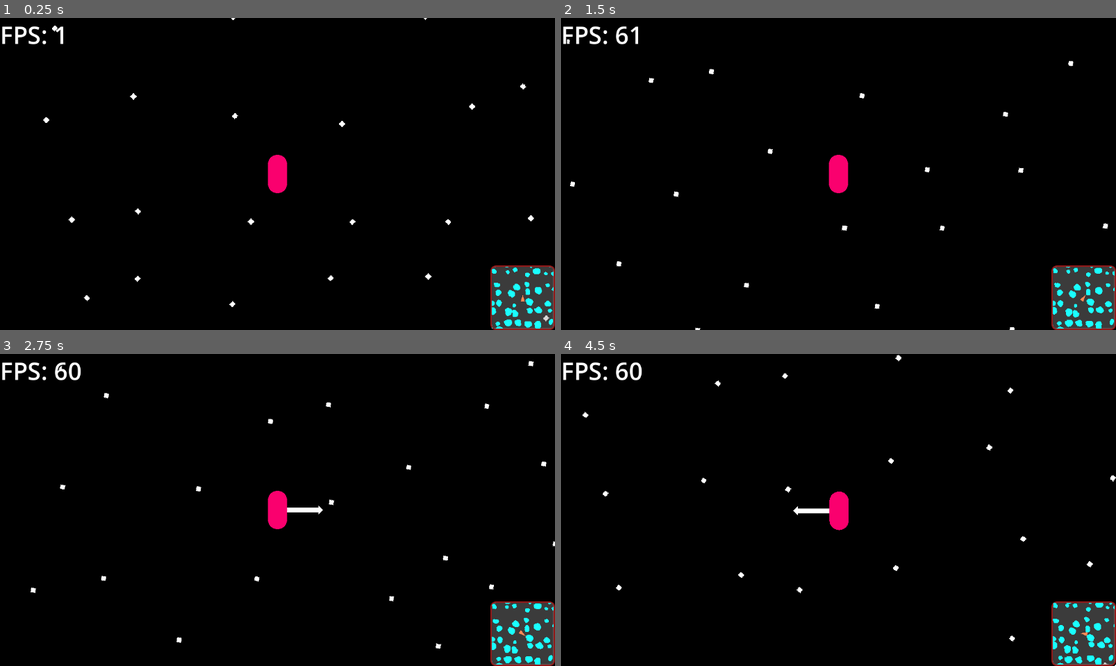
Above: before the commit, frames 1-4 (two rows, left to right).
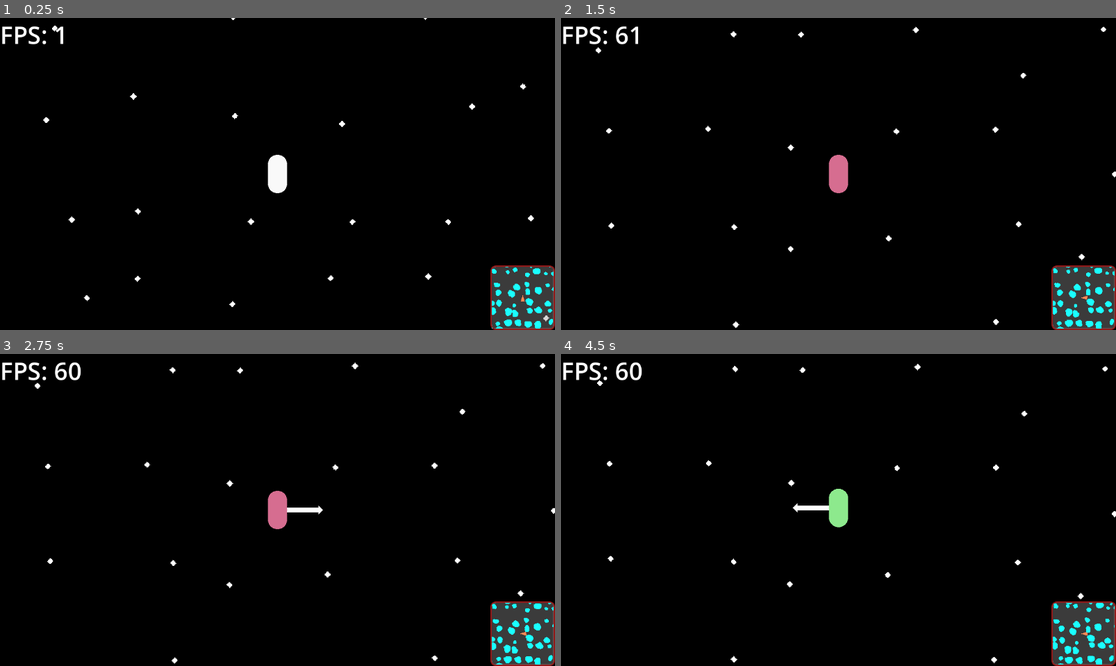
Above: after the commit, the same moments.

Repository: coolspacegame/game
Game: Godot game, scene res://node_2d.tscn
The game is run twice, just before and just after one commit, with the same random seed, the same clock (stepped at 60 frames per second) and the same inputs.
Inputs (mouse positions are in pixels of both pictures, inside the frame that each line leads up to):
- Up to frame 1 (0.25 s): no input
- Up to frame 2 (1.5 s): tap Enter at 0.5 s; move the mouse to (960, 158) at 0.52 s; hold D (skelly_input_action_right) 0.53-1.28 s; hold C 0.53-1.28 s; tap Space (skelly_input_action_jump) at 0.77 s; move the mouse to (727, 189) at 1.27 s; hold S (skelly_input_action_backward) from 1.28 s (still down); click (727, 189) at 1.35 s
- Up to frame 3 (2.75 s): tap Space (skelly_input_action_jump) at 1.52 s; tap C at 1.55 s; move the mouse to (333, 441) at 2.02 s; release S (skelly_input_action_backward) at 2.03 s; hold D (skelly_input_action_right) from 2.03 s (still down); hold C from 2.03 s (still down); right-click (333, 441) at 2.1 s
- Up to frame 4 (4.5 s): move the mouse to (810, 572) at 2.77 s; release D (skelly_input_action_right) at 2.78 s; release C at 2.78 s; hold W (skelly_input_action_forward) 2.78-3.53 s; tap E (skelly_input_action_2) at 2.85 s; tap Space (skelly_input_action_jump) at 3.02, 3.77 s; tap C at 3.05, 4.35 s; move the mouse to (1005, 556) at 3.52 s; hold C 3.53-4.28 s; hold A (skelly_input_action_left) from 3.53 s (still down); tap I (skelly_input_action_3) at 3.6 s; move the mouse to (672, 463) at 4.27 s

The runs differ from the first frame. In frame 1, 0.4% of the frame differs, in the area x 48-100%, y 43-80%; in frame 2, 1.0%; in frame 3, 1.0%; in frame 4, 1.4%, in the area x 3-100%, y 0-100%.

Commit message:
Booster toggle, into stefan branch (#17)
* renamed windows export

* update smooth iterations for collider

* added spring-like rotation updates to the camera, in addition to the position spring-arm

* created collision constant bitfield class, applied it to the asteroid generation

* Function to modulate the color of the player based on booster mode being
enabled

* Toggle between booster mode and surface-walking mode

* added comment

* make asteroid gravity be sourced from center of mass

* make it so automatic rotation only happens in non-booster mode

* removed spring rotation again for the camera

* tweaking linear camera spring arm

* fixing the mass/gravity calculation for asteroids

* Changes around movement: Significantly increased the automatic rotation torque, in order to overcome the gravity values. Added jumping while in walking mode on asteroid surface. Changed gravity from only happening while not receiving input, to always being present when near an asteroid.

Diff:
--- a/node_2d.tscn
+++ b/node_2d.tscn
@@ -49,6 +49,7 @@
 ignore_rotation = false
 
 [connection signal="request_character_movement" from="MinimalInputHandler" to="TheCharacter" method="_on_request_movement"]
+[connection signal="request_character_set_booster_mode" from="MinimalInputHandler" to="TheCharacter" method="_on_set_boosters_enabled"]
 [connection signal="body_transform_updated" from="TheCharacter" to="CanvasLayer/UI" method="_on_character_transform_updated"]
 [connection signal="body_transform_updated" from="TheCharacter" to="TheCamera" method="_on_character_transform_updated"]
 [connection signal="asteroid_mesh_created" from="TheEnvironment" to="CanvasLayer/UI" method="_on_asteroid_mesh_created"]
--- a/scenes/the_character.tscn
+++ b/scenes/the_character.tscn
@@ -8,7 +8,7 @@
 
 [sub_resource type="Gradient" id="Gradient_rj586"]
 offsets = PackedFloat32Array(1)
-colors = PackedColorArray(0.983939, 0, 0.431755, 1)
+colors = PackedColorArray(0.98, 0.98, 0.98, 1)
 
 [sub_resource type="GradientTexture1D" id="GradientTexture1D_4agl4"]
 gradient = SubResource("Gradient_rj586")
--- a/scripts/Asteroid.gd
+++ b/scripts/Asteroid.gd
@@ -45,7 +45,7 @@
 
 	mesh_node.mesh = st.commit()
 
-	var num_smooth_iterations = 2
+	var num_smooth_iterations = 3
 
 	for _i in range(num_smooth_iterations):
 		var new_poly = border_points.duplicate()
@@ -60,7 +60,4 @@
 			new_poly[(j + 1) % new_poly.size()] = new_p1
 
 		border_points = new_poly
-
-
-
 	collision_polygon = border_points
--- /dev/null
+++ b/scripts/CollisionConstants.gd
@@ -0,0 +1,6 @@
+extends Node
+
+const DEFAULT := 1
+const CHARACTER := 1 << 1
+const ASTEROID := 1 << 2
+const ALL := ~0
--- a/scripts/MinimalInputHandler.gd
+++ b/scripts/MinimalInputHandler.gd
@@ -1,13 +1,23 @@
 extends Node
 signal request_character_movement(direction: Vector2i)
+signal request_character_set_booster_mode(enabled: bool)
+
+var _last_booster_key_pressed_state = false
+var _last_booster_enabled_state = true
 
 func _physics_process(_delta: float) -> void:
-	var input_dir_state = Vector2i.ZERO
-	if Input.is_key_pressed(KEY_W):
-		input_dir_state += Vector2i.UP
-	if Input.is_key_pressed(KEY_A):
-		input_dir_state += Vector2i.LEFT
-	if Input.is_key_pressed(KEY_D):
-		input_dir_state += Vector2i.RIGHT
+    var input_dir_state = Vector2i.ZERO
+    if Input.is_key_pressed(KEY_W):
+        input_dir_state += Vector2i.UP
+    if Input.is_key_pressed(KEY_A):
+        input_dir_state += Vector2i.LEFT
+    if Input.is_key_pressed(KEY_D):
+        input_dir_state += Vector2i.RIGHT
 
-	request_character_movement.emit(input_dir_state)
+    request_character_movement.emit(input_dir_state)
+
+    if Input.is_key_pressed(KEY_C) and not _last_booster_key_pressed_state:
+        _last_booster_enabled_state = !_last_booster_enabled_state
+        request_character_set_booster_mode.emit(_last_booster_enabled_state)
+
+    _last_booster_key_pressed_state = Input.is_key_pressed(KEY_C)
--- a/scripts/TheCamera.gd
+++ b/scripts/TheCamera.gd
@@ -3,15 +3,17 @@
 
 signal position_updated(position: Vector2)
 
-const SPRING_CONSTANT := 20.0
-const DAMPING_CONSTANT := 2.0
+const LINEAR_SPRING_CONSTANT := 50.0
+const LINEAR_DAMPING_CONSTANT := 5.0
+const ANGULAR_SPRING_CONSTANT := 10000.0
+const ANGULAR_DAMPING_CONSTANT := 1200.0
 
-## This function updates the camera as if it's attached to a spring-arm connected to the character.
-## It also assigns the character's body rotation to the camera.
+## This function updates the camera position and rotation as if it's attached to a spring-arm connected to the character.
+## The linear spring force and angular spring torque are calculated independently with different spring constants.
 func _on_character_transform_updated(character_body_transform: Transform2D):
 
 	var pos := character_body_transform.get_origin()
-	var spring_force := -SPRING_CONSTANT * (global_position - pos) - DAMPING_CONSTANT * linear_velocity
+	var spring_force := -LINEAR_SPRING_CONSTANT * (global_position - pos) - LINEAR_DAMPING_CONSTANT * linear_velocity
 	apply_central_force(spring_force)
 
 	global_rotation = character_body_transform.get_rotation()
--- a/scripts/TheCharacter.gd
+++ b/scripts/TheCharacter.gd
@@ -1,5 +1,7 @@
 extends Node2D
 class_name TheCharacter
+
+const CollisionConstants = preload("res://scripts/CollisionConstants.gd")
 
 ## This signal is emitted when the internal physics body (RigidBody2D) changes its transform.
 ## Primarily position and rotation are used, though scale could also be used.
@@ -8,20 +10,39 @@
 ## The state of the last requested input movement (one of four directions, or zero)
 var _requested_movement := Vector2i.ZERO
 
+## The state of the boosters, as most recently requested
+var _boosters_enabled := true
+
 ## asteroids that are detected within the radius of the $ProximityDetector node
 var _nearby_asteroids: Dictionary[RID, Asteroid] = {}
 
+## Whether to show the arrows that indicate player acceleration/torque in space (when boosters are on)
 var _show_debug_indicators = true
 
 ## Scale of the gravititational force from asteroids on the character
 const GRAVITATIONAL_CONSTANT := 200.0
-const AUTOMATIC_ROTATION_TORQUE_SPRING_CONSTANT = 1000.0
-const AUTOMATIC_ROTATION_TORQUE_DAMPING_CONSTANT = 300.0
+const AUTOMATIC_ROTATION_TORQUE_SPRING_CONSTANT = 5000000.0
+const AUTOMATIC_ROTATION_TORQUE_DAMPING_CONSTANT = 800000.0
 const REQUESTED_MOVEMENT_FORCE_SCALE = 20000.0
 const REQUESTED_MOVEMENT_TORQUE_SCALE = 100000.0
 const DEBUG_INDICATOR_LINE_WIDTH = 10.0
 const DEBUG_INDICATOR_LINE_LENGTH = 85.0
 const DEBUG_INDICATOR_ARROW_TIP_SIZE = 10.0
+const BOOSTERS_ENABLED_COLOR: Color = Color.LIGHT_GREEN
+const BOOSTERS_DISABLED_COLOR: Color = Color.PALE_VIOLET_RED
+const WALKING_SPEED = 250.0
+const JUMPING_FORCE_SCALE = 500000.0
+
+## This is for incoming signals to notify this script to set the "boosters enabled" state
+## This should probably be replaced once a Skelly player/game state is integrated,
+## and there are distinct "On asteroid" and "in space" states
+func _on_set_boosters_enabled(enabled: bool) -> void:
+    if enabled:
+        $RenderMesh.self_modulate = BOOSTERS_ENABLED_COLOR
+    else:
+        $RenderMesh.self_modulate = BOOSTERS_DISABLED_COLOR
+
+    _boosters_enabled = enabled
 
 # (TODO update this comment once "walking" mode is implemented)
 ## This is intended for incoming signals to notify this object that the player is requesting movement with the given direction.
@@ -29,121 +50,149 @@
 ## clockwise (> 0) or counterclockwise (< 0). Similarily, the direction.y movement determines acceleration relative to the character's
 ## forward axis. A positive direction.y value means the character will accelerate forward.
 func _on_request_movement(direction: Vector2i):
-	_requested_movement = direction
+    _requested_movement = direction
 
 ## A callback used internally for the $ProximityDetector to notify this script that there is potentially nearby asteroid
 func _on_body_entered_proximity(body: Node2D):
-	if body is RigidBody2D:
-		var body_parent = body.get_parent()
-		if body_parent is Asteroid:
-			# TODO there should be a better key to use other than the rigid body's RID
-			_nearby_asteroids[body.get_rid()] = body_parent
+    if body is RigidBody2D:
+        var body_parent = body.get_parent()
+        if body_parent is Asteroid:
+            # TODO there should be a better key to use other than the rigid body's RID
+            _nearby_asteroids[body.get_rid()] = body_parent
 
 ## A callback used internally for the $ProximityDetector to notify this script that potentially asteroid is moving away from the character
 func _on_body_exited_proximity(body: Node2D):
-	if body is RigidBody2D:
-		var body_parent = body.get_parent()
-		if body_parent is Asteroid:
-			_nearby_asteroids.erase(body.get_rid())
+    if body is RigidBody2D:
+        var body_parent = body.get_parent()
+        if body_parent is Asteroid:
+            _nearby_asteroids.erase(body.get_rid())
 
 
-func _physics_process(_delta: float) -> void:
+func _physics_process(delta: float) -> void:
 
 
-	# in this section we are seeking the strongest gravitational pull of the nearby asteroids,
-	# and we will apply it to the character
+    # in this section we are seeking the strongest gravitational pull of the nearby asteroids,
+    # and we will apply it to the character
 
-	var strongest_gravity_force := Vector2.ZERO
-	var character_body := $PhysicsBody as RigidBody2D
-	var character_mass := character_body.mass
+    var strongest_gravity_force := Vector2.ZERO
+    var character_body := $PhysicsBody as RigidBody2D
+    var character_mass := character_body.mass
 
-	for asteroid: Asteroid in _nearby_asteroids.values():
-		var asteroid_body := (asteroid.rigid_body as RigidBody2D)
-		var asteroid_mass := asteroid_body.mass
-		var relative_position := (asteroid_body.global_position - character_body.global_position)
-		var radius := relative_position.length()
-		var gravity_force_magnitude := GRAVITATIONAL_CONSTANT * asteroid_mass * character_mass / (radius * radius)
-		var gravity_force_direction := relative_position.normalized()
-		var gravity_force := gravity_force_magnitude * gravity_force_direction
+    for asteroid: Asteroid in _nearby_asteroids.values():
+        var asteroid_body := (asteroid.rigid_body as RigidBody2D)
+        var asteroid_mass := asteroid_body.mass
+        var relative_position := (asteroid_body.global_position - character_body.global_position)
+        var radius := relative_position.length()
+        var gravity_force_magnitude := GRAVITATIONAL_CONSTANT * asteroid_mass * character_mass / (radius * radius)
+        var gravity_force_direction := relative_position.normalized()
+        var gravity_force := gravity_force_magnitude * gravity_force_direction
 
-		if gravity_force_magnitude > strongest_gravity_force.length():
-			strongest_gravity_force = gravity_force
+        if gravity_force_magnitude > strongest_gravity_force.length():
+            strongest_gravity_force = gravity_force
 
 
-	# here we are determining the orientation of the character relative to the asteroid with the strongest pull.
-	# This will be used to rotate the character to align with the surface of the asteroid, providing a "landing" effect
-	var chosen_gravity_direction = strongest_gravity_force.normalized()
-	var character_orientation = character_body.transform.basis_xform(Vector2.DOWN).normalized()
+    # here we are determining the orientation of the character relative to the asteroid with the strongest pull.
+    # This will be used to rotate the character to align with the surface of the asteroid, providing a "landing" effect
+    var chosen_gravity_direction = strongest_gravity_force.normalized()
+    var character_orientation = character_body.transform.basis_xform(Vector2.DOWN).normalized()
 
-	# angle of the gravity vector relative to +x
-	var gravity_vector_angle = atan2(chosen_gravity_direction.y, chosen_gravity_direction.x)
+    # angle of the gravity vector relative to +x
+    var gravity_vector_angle = atan2(chosen_gravity_direction.y, chosen_gravity_direction.x)
 
-	# angle of the character orientation vector relative to +x
-	var character_rotation_angle = atan2(character_orientation.y, character_orientation.x)
-	var angle_delta = character_rotation_angle - gravity_vector_angle
+    # angle of the character orientation vector relative to +x
+    var character_rotation_angle = atan2(character_orientation.y, character_orientation.x)
+    var angle_delta = character_rotation_angle - gravity_vector_angle
 
 
-	# correct the angle delta such that we will always rotate the character the shortest distance. This is necessary for example when
-	# one vector is close to +180 degrees, and the other close to -180 degrees. Without this correction, the character would rotate almost a full 360,
-	# when really we only need to move a few degrees (We are actually working in radians)
-	if angle_delta > PI:
-		angle_delta = angle_delta - 2*PI
-	elif angle_delta < -PI:
-		angle_delta = angle_delta + 2*PI
+    # correct the angle delta such that we will always rotate the character the shortest distance. This is necessary for example when
+    # one vector is close to +180 degrees, and the other close to -180 degrees. Without this correction, the character would rotate almost a full 360,
+    # when really we only need to move a few degrees (We are actually working in radians)
+    if angle_delta > PI:
+        angle_delta = angle_delta - 2*PI
+    elif angle_delta < -PI:
+        angle_delta = angle_delta + 2*PI
 
-	# only apply input force/torque if there is requested movement
-	var should_apply_player_input = _requested_movement != Vector2i.ZERO
+    # only apply input force/torque if there is requested movement
+    var boosters_are_active = _requested_movement != Vector2i.ZERO and _boosters_enabled
 
-	# if we are not receiving a direct request for movement/acceleration, then apply force/torque due to gravity and the automatic rotation to
-	# orient towards the asteroid
-	if not should_apply_player_input:
-		var torque_spring_component = AUTOMATIC_ROTATION_TORQUE_SPRING_CONSTANT * angle_delta
-		var torque_damping_component = AUTOMATIC_ROTATION_TORQUE_DAMPING_CONSTANT * character_body.angular_velocity
-		var automatic_rotation_torque = -torque_spring_component - torque_damping_component
-		var scaled_automatic_rotation_torque = automatic_rotation_torque * strongest_gravity_force.length()
+    if boosters_are_active:
+        # apply the force and torque as requested, presumably as a signal from the player input controller
+        # TODO for now I am adding a portion (90 percent) of the gravity force because otherwise the player will have trouble
+        # boosting away from a strong gravitational pull. My thinking is that more fuel should be burned in a way that is proportional
+        # to how much force is applied, but for now I'm faking it to allow movement from asteroid to space
+        var requested_movement_force := (REQUESTED_MOVEMENT_FORCE_SCALE + strongest_gravity_force.length() * 0.9) * _requested_movement.y * Vector2.DOWN.rotated(character_body.rotation)
+        var requested_movement_torque := REQUESTED_MOVEMENT_TORQUE_SCALE * _requested_movement.x
+        character_body.apply_central_force(requested_movement_force)
+        character_body.apply_torque(requested_movement_torque)
 
-		character_body.apply_torque(scaled_automatic_rotation_torque)
-		character_body.apply_central_force(strongest_gravity_force)
+    # if we are not in booster mode at all, then attempt to walk on the surface of the asteroid
+    if not _boosters_enabled:
 
+        # now we are going to check for the surface normal under the character, in order to move along the surface
+        var space_rid := get_world_2d().space
+        var space_state := PhysicsServer2D.space_get_direct_state(space_rid)
+        var character_size := ($PhysicsBody/CollisionShape2D as CollisionShape2D).shape.get_rect().size
+        var character_extent_y := character_size.y / 2
 
-	# apply the force and torque as requested, presumably as a signal from the player input controller
-	var requested_movement_force := REQUESTED_MOVEMENT_FORCE_SCALE * _requested_movement.y * Vector2.DOWN.rotated(character_body.rotation)
-	var requested_movement_torque := REQUESTED_MOVEMENT_TORQUE_SCALE * _requested_movement.x
-	character_body.apply_central_force(requested_movement_force)
-	character_body.apply_torque(requested_movement_torque)
+        var cast_from := character_body.position
+        var cast_to := cast_from + character_body.transform.basis_xform(Vector2.DOWN) * character_extent_y * 1.5
+        var collision_mask = CollisionConstants.ASTEROID
 
-	# send the signal out that will notify other nodes that the character has moved
-	body_transform_updated.emit(character_body.global_transform)
+        var ray_query := PhysicsRayQueryParameters2D.create(cast_from, cast_to, collision_mask)
+        var query_result := space_state.intersect_ray(ray_query)
 
-	# update the rigidbody's siblings to be in the same position as the rigidbody
-	var character_mesh := $RenderMesh as MeshInstance2D
-	var character_proximity_detector = $ProximityDetector as Area2D
+        # if the query result dictionary has entries, then there was a hit
+        if query_result.size() > 0:
+            var surface_normal := (query_result.normal as Vector2).normalized()
+            var surface_tangent := surface_normal.rotated(PI / 2)
 
-	character_mesh.transform = character_body.transform
-	character_proximity_detector.transform = character_body.transform
+            character_body.position += delta * WALKING_SPEED * _requested_movement.x * surface_tangent
 
-	# this is to make sure the _draw() method is called each frame
-	queue_redraw()
+            var jumping_force = character_body.transform.basis_xform(Vector2.DOWN) * _requested_movement.y * JUMPING_FORCE_SCALE
+            character_body.apply_central_force(jumping_force)
+
+        # if boosters are not active, then apply torque for the automatic rotation to
+        # orient towards the asteroid
+        var torque_spring_component = AUTOMATIC_ROTATION_TORQUE_SPRING_CONSTANT * angle_delta
+        var torque_damping_component = AUTOMATIC_ROTATION_TORQUE_DAMPING_CONSTANT * character_body.angular_velocity
+        var automatic_rotation_torque = -torque_spring_component - torque_damping_component
+        character_body.apply_torque(automatic_rotation_torque)
+
+    character_body.apply_central_force(strongest_gravity_force)
+
+    # send the signal out that will notify other nodes that the character has moved
+    body_transform_updated.emit(character_body.global_transform)
+
+    # update the rigidbody's siblings to be in the same position as the rigidbody
+    var character_mesh := $RenderMesh as MeshInstance2D
+    var character_proximity_detector = $ProximityDetector as Area2D
+
+    # update the other children to match that of the rigid body
+    character_mesh.transform = character_body.transform
+    character_proximity_detector.transform = character_body.transform
+
+    # this is to make sure the _draw() method is called each frame
+    queue_redraw()
 
 func _draw() -> void:
 
-	var character_body := $PhysicsBody as RigidBody2D
+    var character_body := $PhysicsBody as RigidBody2D
 
-	# if enabled, show an arrow indicated the input acceleration given by the requested movement
-	if _show_debug_indicators:
-		var arrow_vector_force = _requested_movement.y * Vector2.DOWN.rotated(character_body.rotation) * DEBUG_INDICATOR_LINE_LENGTH
-		var arrow_vector_torque = _requested_movement.x * Vector2.RIGHT.rotated(character_body.rotation) * DEBUG_INDICATOR_LINE_LENGTH
+    # if enabled, show an arrow indicated the input acceleration given by the requested movement
+    if _show_debug_indicators:
+        var arrow_vector_force = _requested_movement.y * Vector2.DOWN.rotated(character_body.rotation) * DEBUG_INDICATOR_LINE_LENGTH
+        var arrow_vector_torque = _requested_movement.x * Vector2.RIGHT.rotated(character_body.rotation) * DEBUG_INDICATOR_LINE_LENGTH
 
-		for arrow_vector in [arrow_vector_force, arrow_vector_torque]:
-			var debug_arrow_from = character_body.position
-			var debug_arrow_to = character_body.position + arrow_vector
-			draw_line(debug_arrow_from, debug_arrow_to, Color.WHITE, DEBUG_INDICATOR_LINE_WIDTH, false)
-			var arrow_tip_points = PackedVector2Array()
-			arrow_tip_points.append(arrow_vector.normalized() * DEBUG_INDICATOR_ARROW_TIP_SIZE + debug_arrow_to)
-			arrow_tip_points.append(arrow_vector.normalized().rotated(PI/2) * DEBUG_INDICATOR_ARROW_TIP_SIZE + debug_arrow_to)
-			arrow_tip_points.append(arrow_vector.normalized().rotated(-PI/2) * DEBUG_INDICATOR_ARROW_TIP_SIZE + debug_arrow_to)
-			var arrow_tip_colors = PackedColorArray()
-			arrow_tip_colors.append(Color.WHITE)
-			arrow_tip_colors.append(Color.WHITE)
-			arrow_tip_colors.append(Color.WHITE)
-			draw_polygon(arrow_tip_points, arrow_tip_colors)
+        for arrow_vector in [arrow_vector_force, arrow_vector_torque]:
+            var debug_arrow_from = character_body.position
+            var debug_arrow_to = character_body.position + arrow_vector
+            draw_line(debug_arrow_from, debug_arrow_to, Color.WHITE, DEBUG_INDICATOR_LINE_WIDTH, false)
+            var arrow_tip_points = PackedVector2Array()
+            arrow_tip_points.append(arrow_vector.normalized() * DEBUG_INDICATOR_ARROW_TIP_SIZE + debug_arrow_to)
+            arrow_tip_points.append(arrow_vector.normalized().rotated(PI/2) * DEBUG_INDICATOR_ARROW_TIP_SIZE + debug_arrow_to)
+            arrow_tip_points.append(arrow_vector.normalized().rotated(-PI/2) * DEBUG_INDICATOR_ARROW_TIP_SIZE + debug_arrow_to)
+            var arrow_tip_colors = PackedColorArray()
+            arrow_tip_colors.append(Color.WHITE)
+            arrow_tip_colors.append(Color.WHITE)
+            arrow_tip_colors.append(Color.WHITE)
+            draw_polygon(arrow_tip_points, arrow_tip_colors)
--- a/scripts/TheEnvironment.gd
+++ b/scripts/TheEnvironment.gd
@@ -1,4 +1,6 @@
 extends Node2D
+
+const CollisionConstants := preload("res://scripts/CollisionConstants.gd")
 
 @export var _global_seed := 111
 @export var _detail_noise: FastNoiseLite
@@ -28,12 +30,13 @@
 const MAX_ASTEROID_RADIUS := 1500.0
 
 ## determines the density of the asteroid
-const ASTEROID_MASS_PER_TILE := 2000.0
+const ASTEROID_MASS_PER_TILE := 1000.0
 
 ## This value represents the change in angle used to generate the border points for an asteroid.
 ## The border points are generated in a circular fashion around the asteroid center.
 ## This value is calculated using sqrt(2) * TILE_SIZE / MAX_ASTEROID_RADIUS,
 ## an upper limit on how many tile-lengths the circumference of the bounding circle will be for the asteroid.
+## (TODO I think this comment is incorrect regarding what the value represets, 'tile-lengths')
 const ASTEROID_BORDER_GENERATION_ANGULAR_INCREMENT := atan(sqrt(2) * TILE_SIZE / MAX_ASTEROID_RADIUS)
 
 ## How many steps we take around the circle as determined by the calculated increment, ASTEROID_BORDER_GENERATION_ANGULAR_INCREMENT
@@ -129,6 +132,9 @@
 		# this will be the resulting border for each iteration of this for loop
 		var asteroid_border_tiles = []
 
+		# this will be all tiles in the atseroid
+		var asteroid_tiles = {}
+
 		# we want each asteroid to look different, so give the noise generation a random seed
 		_detail_noise.seed = _rng.randi()
 
@@ -169,14 +175,26 @@
 			if i == 0 or asteroid_border_tiles[-1] != new_tile_coord:
 				asteroid_border_tiles.append(new_tile_coord)
 
+				# we are going to keep track of all the tiles in the asteroid, so fill in the tiles
+				# from the center to the new tile
+				for current_tile_distance in range(0, tile_distance, TILE_SIZE):
+					var current_tile_center_point = current_tile_distance * Vector2(cos(tile_angle), sin(tile_angle)) + center_point
+					var current_tile_coord := Vector2i(current_tile_center_point / TILE_SIZE)
+
+					asteroid_tiles[current_tile_coord] = true
+
+		var center_of_mass = Vector2.ZERO
+		for asteroid_tile in asteroid_tiles.keys():
+
+			center_of_mass += Vector2(asteroid_tile) * TILE_SIZE / asteroid_tiles.size()
 
 		# Now we need to create the necessary nodes
 		var asteroid = Asteroid.new()
 		var rigid_body = RigidBody2D.new()
 
-		rigid_body.mass = ASTEROID_MASS_PER_TILE * asteroid_border_tiles.size()
-
-		asteroid.generate_mesh(asteroid_border_tiles, TILE_SIZE, center_point)
+		rigid_body.mass = ASTEROID_MASS_PER_TILE * asteroid_tiles.size()
+
+		asteroid.generate_mesh(asteroid_border_tiles, TILE_SIZE, center_of_mass)
 		asteroid_mesh_created.emit(asteroid.mesh_node.mesh)
 
 		# The asteroid generate_mesh() function calculates a collision polygon that is a smoothed
@@ -191,8 +209,11 @@
 			# add the new collision shape to the asteroid's rigidbody
 			rigid_body.add_child(collision_shape)
 
+		rigid_body.collision_layer = CollisionConstants.DEFAULT | CollisionConstants.ASTEROID
+		rigid_body.collision_mask = CollisionConstants.DEFAULT | CollisionConstants.CHARACTER | CollisionConstants.ASTEROID
+
 		asteroid.add_child(rigid_body)
-		asteroid.position = center_point
+		asteroid.position = center_of_mass
 		asteroid.rigid_body = rigid_body
 
 		# add the asteroid we just generated to this Environment node as a child
Not shown, changed: export_presets.cfg
Not shown, added: scripts/CollisionConstants.gd.uid
